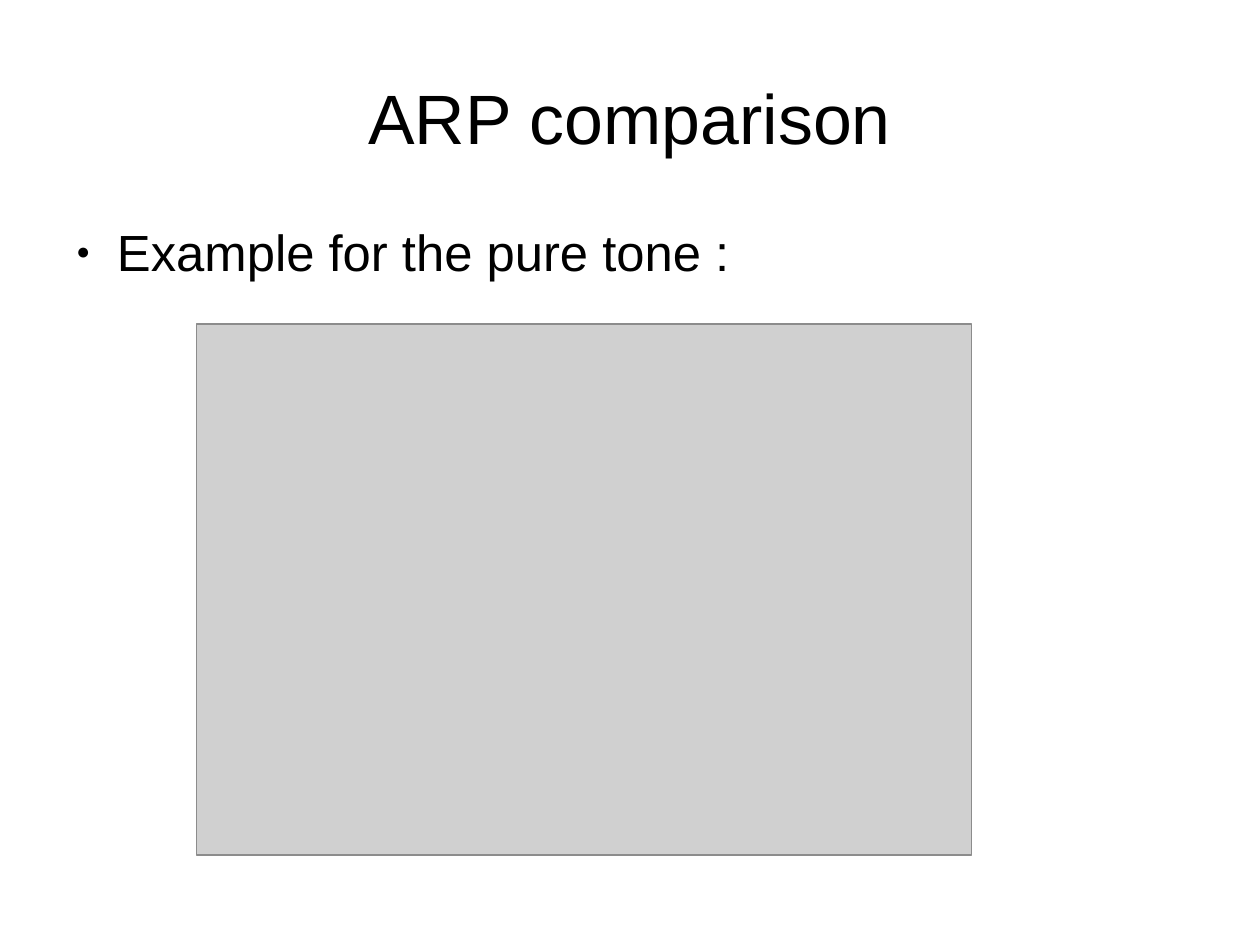
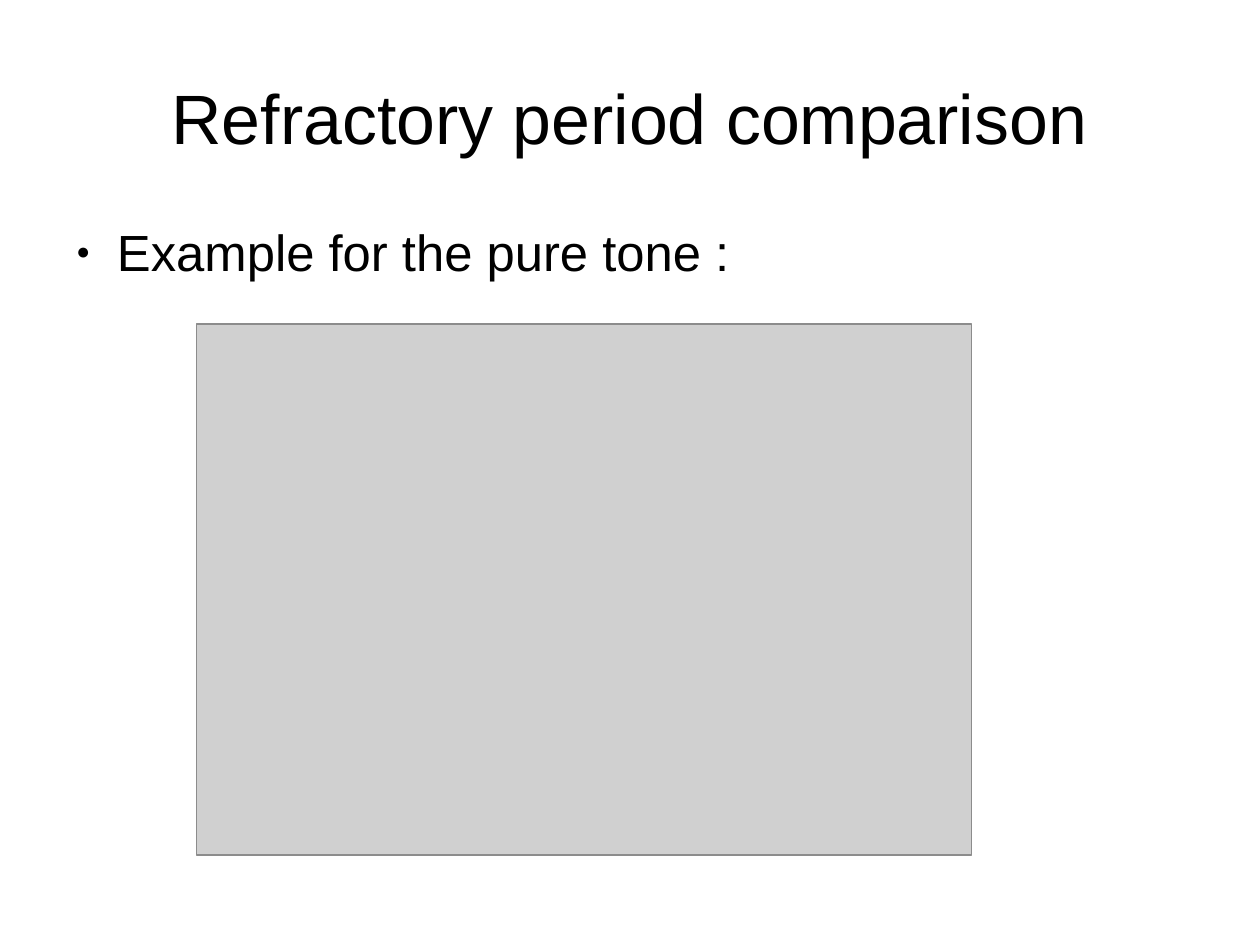
Before and after one commit to MaelleC/auditory-things, a slide deck: slide 13 of presentation/pres1.odp. Drawn at 1260x945 pixels with LibreOffice and Linux fonts; fonts in the diff are those of the drawing; grey boxes stand for pictures. Boxes give left, top, right and bottom in pixels: in the first picture for what was removed or moved away, otherwise in the second. Text is boxed around its words. In the diff, an @@ line names an element or a change of style, - is before the commit and + after.

```diff
--- a/presentation/pres1.odp
+++ b/presentation/pres1.odp
@@ title at box(171, 93, 1087, 157): text changed @@
-ARP comparison
+Refractory period comparison
```
Also in this commit, not shown: 9 other slides changed, 1 other file.
